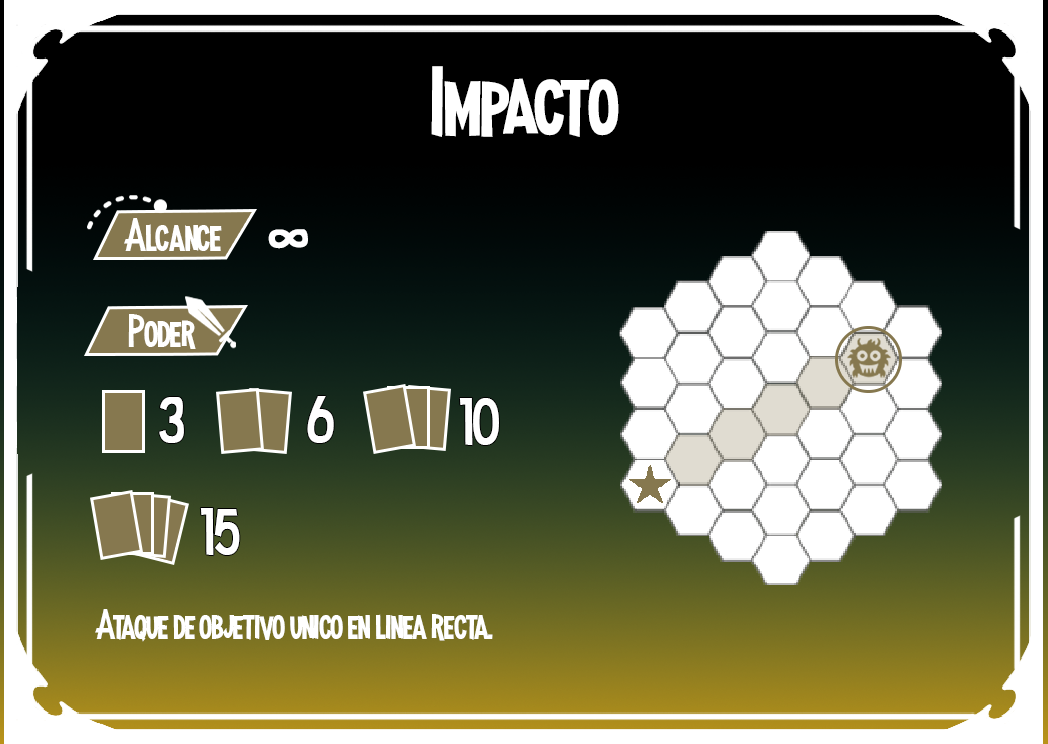
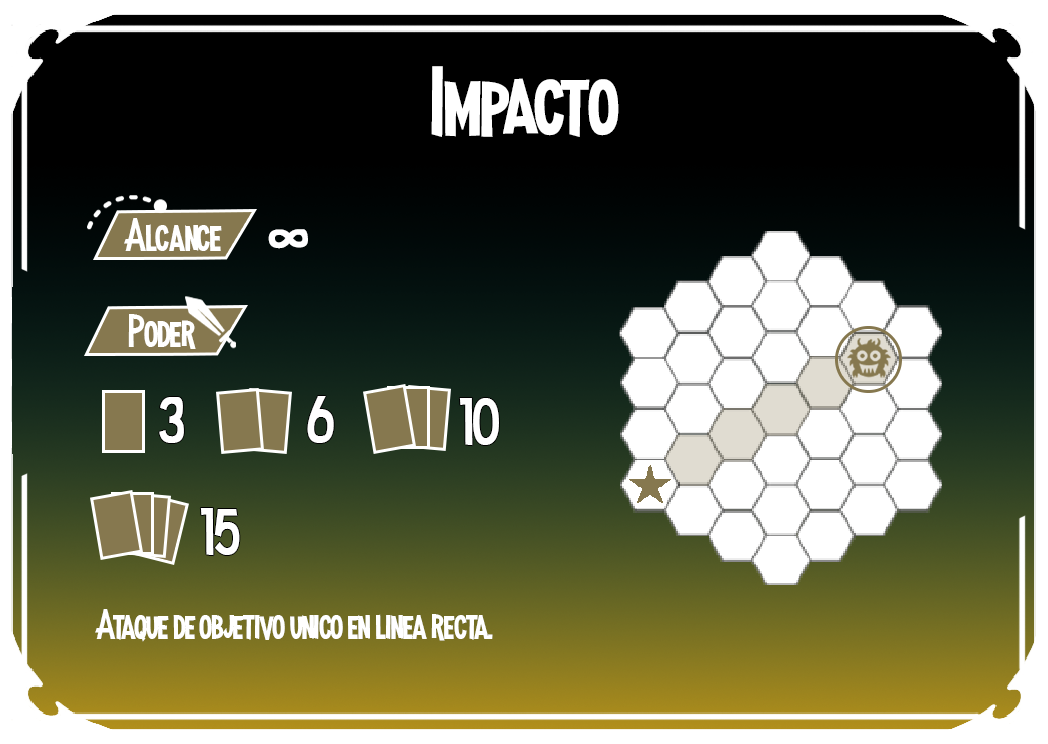
Layer changes from the first 1048 × 744 image to the second:
painted on "Capa 4" over [0, 0, 1048, 744]
painted on "Relleno degradado 1" over [0, 165, 1048, 744]